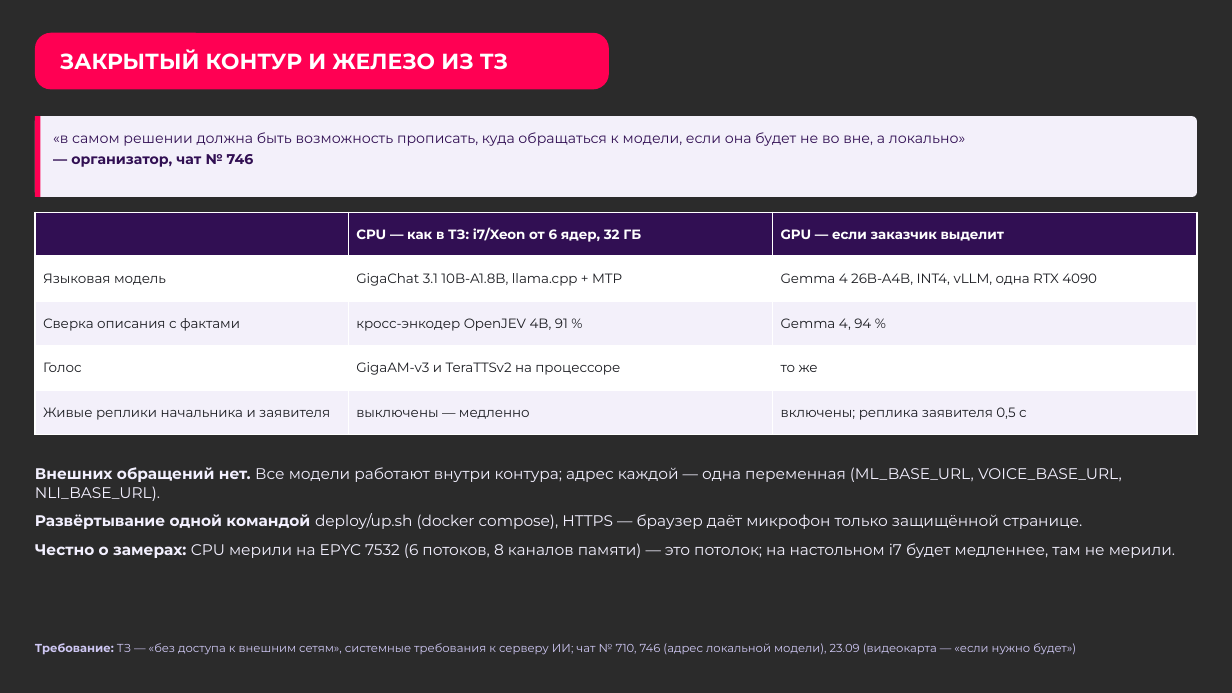
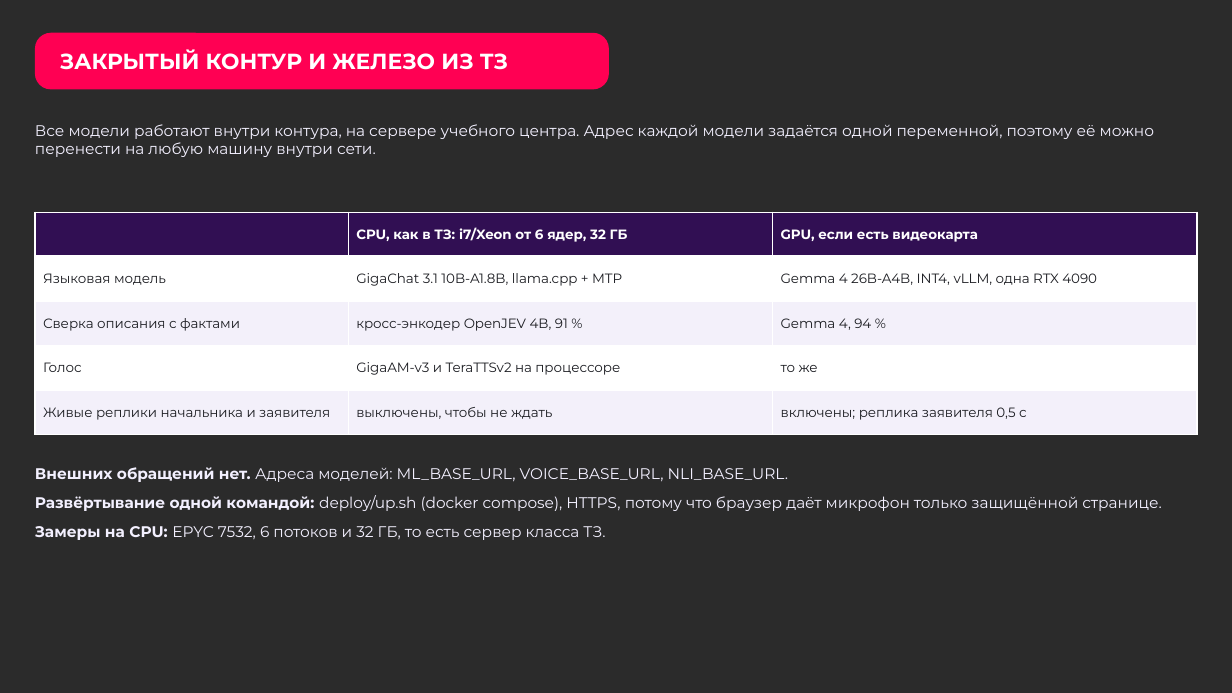
Before and after one commit to Den4ikAI/arm112-trainer_final, a slide deck: slide 21 of docs/презентация.pptx. Drawn at 1232x693 pixels with LibreOffice and Linux fonts; fonts in the diff are those of the drawing; background and template pictures are left out; a plain dark background stands for a picture behind light text. Boxes give left, top, right and bottom in pixels: in the first picture for what was removed or moved away, otherwise in the second. Text is boxed around its words. In the diff, an @@ line names an element or a change of style, - is before the commit and + after.

```diff
--- a/docs/презентация.pptx
+++ b/docs/презентация.pptx
@@ text "Все модели работают внутри контура, ...": place and size @@
-text "Все модели работают внутри контура, ..." at <box>35,116,1198,197</box>
+text "Все модели работают внутри контура, ..." at <box>35,124,1155,157</box>
@@ text "Все модели работают внутри контура, ..." at <box>35,124,1155,157</box>: fill #F3F0FA to none @@
@@ rectangle removed at <box>35,116,41,197</box> @@
@@ text at <box>35,124,1155,157</box>: text added @@
+Все модели работают внутри контура, на сервере учебного центра. Адрес каждой модели задаётся одной переменной, поэтому её можно перенести на любую машину внутри сети.
@@ text removed at <box>53,132,965,167</box> @@
-«в самом решении должна быть возможность прописать, куда обращаться к модели, если она будет не во вне, а локально»
-— организатор, чат № 746
@@ table at <box>35,213,1197,435</box> @@
-row 1, column 2: CPU — как в ТЗ: i7/Xeon от 6 ядер, 32 ГБ
+row 1, column 2: CPU, как в ТЗ: i7/Xeon от 6 ядер, 32 ГБ
-row 1, column 3: GPU — если заказчик выделит
+row 1, column 3: GPU, если есть видеокарта
-row 5, column 2: выключены — медленно
+row 5, column 2: выключены, чтобы не ждать
@@ text at <box>35,467,1161,540</box>: text changed @@
-Внешних обращений нет. Все модели работают внутри контура; адрес каждой — одна переменная (ML_BASE_URL, VOICE_BASE_URL, NLI_BASE_URL).
-Развёртывание одной командой deploy/up.sh (docker compose), HTTPS — браузер даёт микрофон только защищённой странице.
-Честно о замерах: CPU мерили на EPYC 7532 (6 потоков, 8 каналов памяти) — это потолок; на настольном i7 будет медленнее, там не мерили.
+Внешних обращений нет. Адреса моделей: ML_BASE_URL, VOICE_BASE_URL, NLI_BASE_URL.
+Развёртывание одной командой: deploy/up.sh (docker compose), HTTPS, потому что браузер даёт микрофон только защищённой странице.
+Замеры на CPU: EPYC 7532, 6 потоков и 32 ГБ, то есть сервер класса ТЗ.
@@ text removed at <box>35,643,1076,655</box> @@
-Требование: ТЗ — «без доступа к внешним сетям», системные требования к серверу ИИ; чат № 710, 746 (адрес локальной модели), 23.09 (видеокарта — «если нужно будет»)
```
Also in this commit, not shown: 25 other slides changed, 6 other files.
